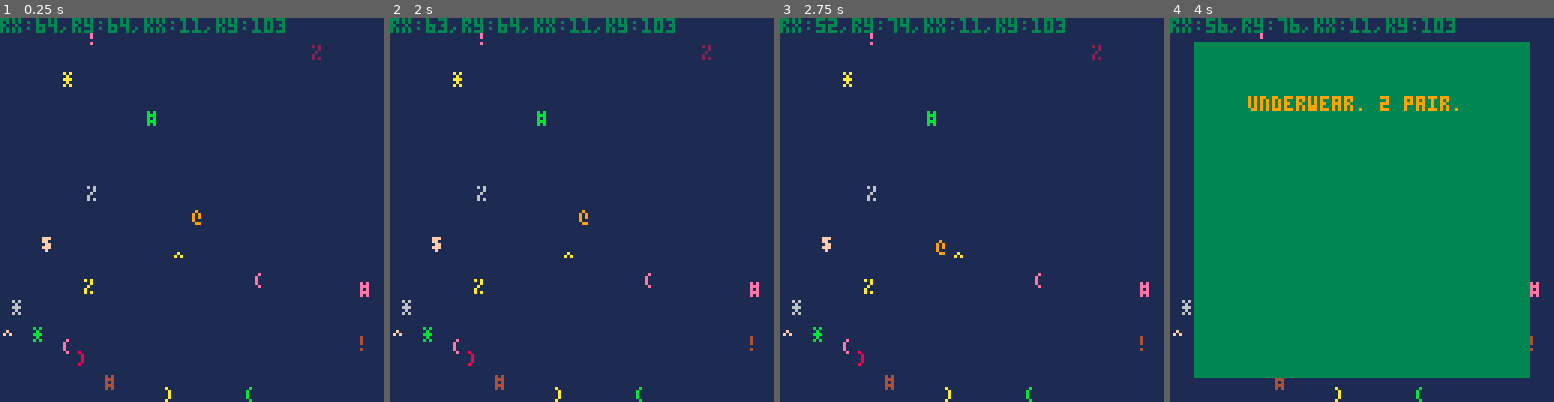
Above: before the commit, frames 1-4 (left to right).
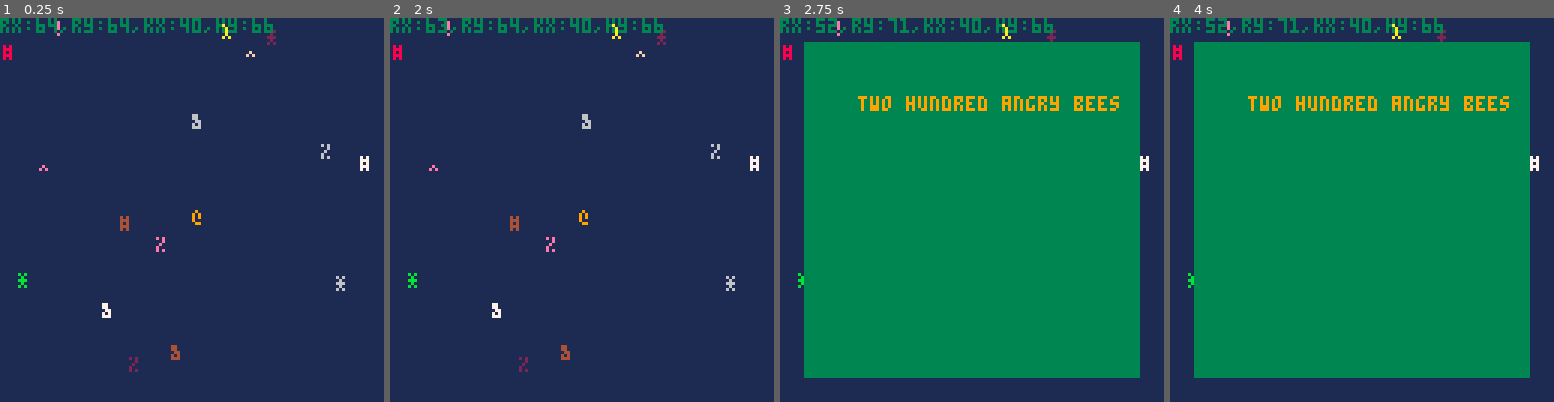
Above: after the commit, the same moments.

Repository: jmahoney/rfk-pico8
Game: PICO-8 cartridge rfk.p8
Same seed, same stepped clock (60 frames per second), same inputs: the game is played once before the commit and once after it.
Inputs:
- Up to frame 1 (0.25 s): no input
- Up to frame 2 (2 s): hold Left from 1.97 s (still down)
- Up to frame 3 (2.75 s): release Left at 2.37 s; hold Down from 2.42 s (still down)
- Up to frame 4 (4 s): release Down at 2.82 s; hold Right 2.87-3.53 s; hold Up from 3.58 s (still down)

The runs differ from the first frame. In frame 1, 1.9% of the frame differs, in the area x 0-97%, y 0-100%; in frame 2, 1.9%; in frame 3, 77%; in frame 4, 1.8%.

Commit message:
Randomly picking from a growing list of non-kitten items

Diff:
--- a/rfk.p8
+++ b/rfk.p8
@@ -7,7 +7,42 @@
 
     sfx_timer = 0
 
-    non_kitten_item_descriptions = {
+    kitten_found = false
+    non_kitten_item_found = false
+    current_non_kitten_item = nil
+
+    background_color = 1
+    checked_item_color = 12
+
+    max_x = 125
+    max_y = 123
+
+    robot_can_move = true
+    robot_color = 9
+    robot_start_x = 64
+    robot_start_y = 64
+
+    robot = {}
+    robot["x"] = robot_start_x
+    robot["y"] = robot_start_y
+    robot["glyph"] = "@"
+
+    item_glyphs = {"!","#","$","%","^","&","*","(",")"}
+
+    items = {}
+
+    for nki in all(non_kitten_items()) do
+        add(items, create_item(nki))
+    end
+
+    kitten = create_item("kitten")
+    kitten.is_kitten = true
+
+    add(items, kitten)
+end
+
+function non_kitten_items()
+    local not_kittens = {
         "it's an empty box",
         "it's an broken crt monitor",
         "you found a dog",
@@ -17,7 +52,7 @@
         "she is not a committee",
         "a bag of oranges. you're allergic",
         "underwear. 2 pair.",
-        "it's the 1977 greatest hits compilation\n'double platinum'\nby the rock band kiss",
+        "it's the 1977 greatest hits\ncompilation 'double platinum'\nby the rock band kiss",
         "\"i pity the fool who mistakes me for kitten!\", sez mr. t.",
         "a macguffin",
         "the president of the united states",
@@ -25,40 +60,19 @@
         "a topographical map of the south island of new zealand",
         "a discarded can of fizz",
         "seventeen goonies bubblegum cards",
-        "a thing your aunt gave you which you don't know what it is",
+        "a thing your aunt gave you\nwhich you don't know what\nit is",
+        "a wetsuit",
+        "$10,000 in unmarked bills",
+        "a grumpy cat",
+        "a very enthusiastic dog",
+        "your common sense",
+        "a really good recipe for lasagne",
+        "two hundred angry bees",
+        "a patch of evil babies",
+        "'only forward'\nby Michael Marshall Smith",
+        "someone has printed out\nten years of\nalt.startrek.creative"
     }
-
-    kitten_found = false
-    non_kitten_item_found = false
-    current_non_kitten_item = nil
-
-    background_color = 1
-    checked_item_color = 12
-
-    max_x = 125
-    max_y = 123
-
-    robot_can_move = true
-    robot_color = 9
-    robot_start_x = 64
-    robot_start_y = 64
-
-    robot = {}
-    robot["x"] = robot_start_x
-    robot["y"] = robot_start_y
-    robot["glyph"] = "@"
-
-    item_glyphs = {"!","#","$","%","^","&","*","(",")"}
-    items = {}
-
-    for description in all(non_kitten_item_descriptions) do
-        add(items, create_item(description))
-    end
-
-    kitten = create_item("kitten")
-    kitten.is_kitten = true
-
-    add(items, kitten)
+    return random_n_from_seq(not_kittens, 15)
 end
 
 function _update()
@@ -127,7 +141,7 @@
     item["is_kitten"] = false;
     item["x"] = coords.x
     item["y"] = coords.y
-    item["glyph"] = item_glyphs[flr(rnd(#item_glyphs))+1]
+    item["glyph"] = item_glyphs[random_number(#item_glyphs)]
     item["color"] = random_color()
     item["description"] = description
     return item
@@ -183,8 +197,8 @@
 
 function pick_coords()
     local coords = {}
-    coords["x"] = flr(rnd(max_x))+1
-    coords["y"] = flr(rnd(max_y))+1
+    coords["x"] = random_number(max_x)
+    coords["y"] = random_number(max_y)
 
     if overlaps(coords.x, robot_start_x) and overlaps(coords.y, robot_start_y) then
         return pick_coords()
@@ -206,7 +220,7 @@
 end
 
 function random_color()
-    local color = flr(rnd(15))+1
+    local color = random_number(15)
     if color != robot_color and color != checked_item_color and color != background_color then
         return color
     else
@@ -214,7 +228,31 @@
     end
 end
 
-…(4 lines of a section not shown)…
+function random_n_from_seq(seq, n)
+    local mutable_seq = {}
+    for v in all(seq) do
+        add(mutable_seq, v)
+    end
+
+    local randomised_seq = {}
+    local i = 0
+    local s = n
+
+    if n > #mutable_seq then s = #mutable_seq end
+
+    while i < s do
+        local pick = mutable_seq[random_number(#mutable_seq)]
+        add(randomised_seq, pick)
+        del(mutable_seq, pick)
+        i += 1
+    end
+    return randomised_seq
+end
+
+function random_number(number_of_items)
+    return flr(rnd(number_of_items)) + 1
+end
+…(4 lines of a section not shown)…
Not shown, changed: CHANGELOG.md
